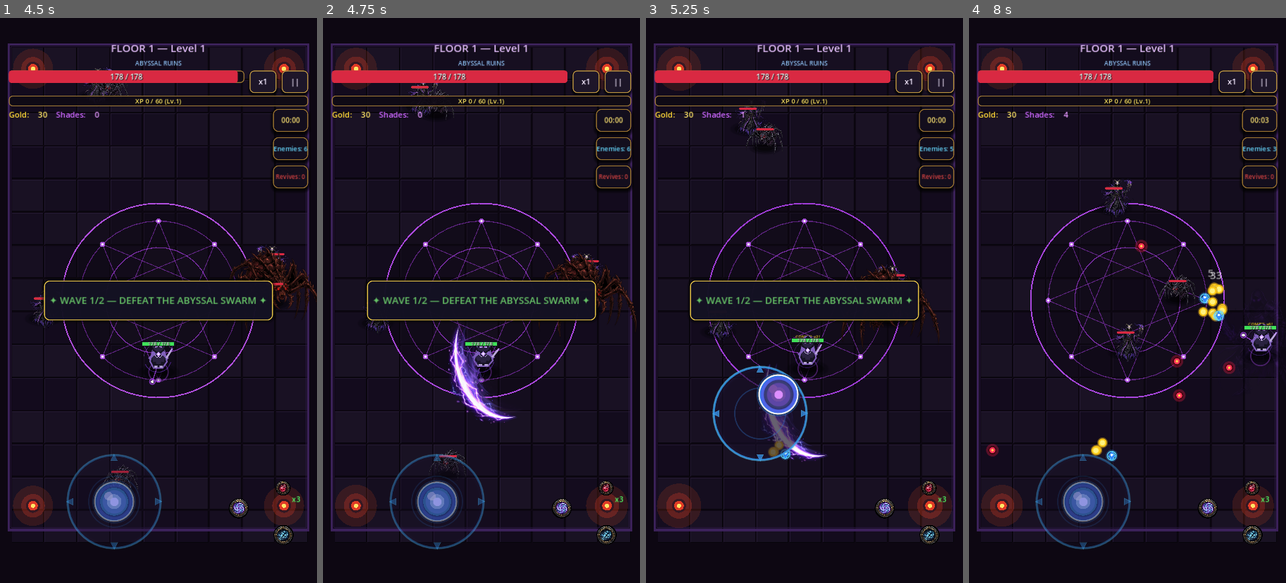
Above: before the commit, frames 1-4 (left to right).
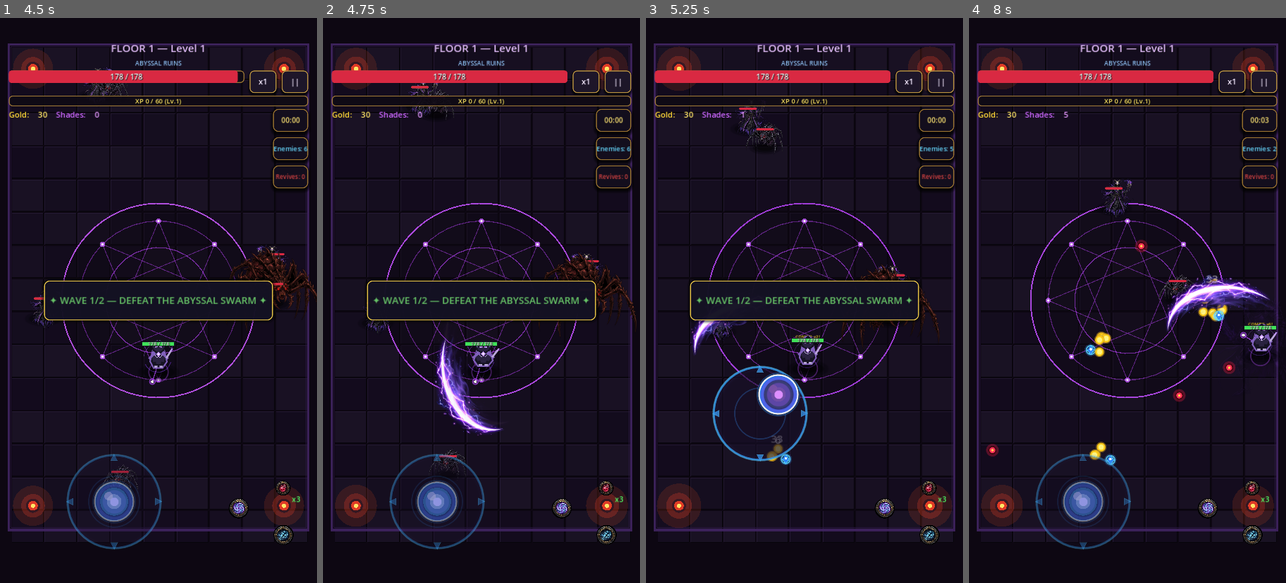
Above: after the commit, the same moments.

Repository: sundar1236/DarkSummoner
Game: Godot game, scene res://scenes/main/main.tscn
The game is run twice, just before and just after one commit, with the same random seed, the same clock (stepped at 60 frames per second) and the same inputs.
Inputs (mouse positions are in pixels of both pictures, inside the frame that each line leads up to):
- Up to frame 1 (4.5 s): click "SKIP >>" at 0.5 s; click "SKIP >>" at 1.25 s; click "BEGIN AS SHADOW HUNTER" at 2 s; click "Normal 1.0x" at 2.75 s; click "Normal 1.0x" at 3.5 s; click "Start (x5 ⚡)" at 4.25 s
- Up to frame 2 (4.75 s): no input
- Up to frame 3 (5.25 s): tap Enter at 5 s; drag from (760, 413) to (814, 357) at 5.02 s
- Up to frame 4 (8 s): drag from (1064, 328) to (1095, 453) at 5.77 s; move the mouse to (1159, 176) at 6.52 s; hold D 6.53-7.25 s; tap Enter at 6.6 s; drag from (1111, 413) to (1216, 317) at 7.27 s

Frame 1 is identical in both runs. In frame 2, 2.2% of the frame differs, in the area x 35-61%, y 54-74%; in frame 3, 1.1%; in frame 4, 2.1%.
Error in both runs: Cannot call method 'create_timer' on a null value. (res://scripts/combat/coin_pickup.gd:41)

Commit message:
Align authored hero attachment sockets with combat aim

Diff:
--- a/scripts/combat/player_controller.gd
+++ b/scripts/combat/player_controller.gd
@@ -499,9 +499,7 @@
 	aim_indicator.queue_redraw()
 	weapon_socket.position = aim_direction * 20.0
 	weapon_socket.rotation = aim_direction.angle()
-	var authored_weapon_socket := get_authored_socket("WeaponSocket")
-	if authored_weapon_socket:
-		authored_weapon_socket.global_rotation = aim_direction.angle()
+	_sync_authored_attachment_points()
 
 	# Attack continuous firing while stationary and targeting an enemy
 	# Shadow Hunter consecutive hits slightly accelerate firing speed
@@ -637,6 +635,28 @@
 	if AudioManager:
 		AudioManager.play_sfx(sfx_name, 0.06)
 
+# Keep authored hand/weapon markers aligned with the same eight-way aim
+# direction used by combat. This keeps projectile origins attached to the hero.
+func _sync_authored_attachment_points() -> void:
+	if not anim_ctrl or not anim_ctrl.authored_animation_active:
+		return
+	var direction := aim_direction.normalized()
+	if direction.length_squared() < 0.01:
+		direction = Vector2.RIGHT
+	var side := Vector2(-direction.y, direction.x)
+	var weapon := get_authored_socket("WeaponSocket")
+	if weapon:
+		weapon.position = direction * 24.0 + Vector2(0, -5)
+		weapon.rotation = direction.angle()
+	var left_hand := get_authored_socket("LeftWeaponSocket")
+	if left_hand:
+		left_hand.position = direction * 10.0 - side * 9.0 + Vector2(0, -5)
+		left_hand.rotation = direction.angle()
+	var right_hand := get_authored_socket("RightWeaponSocket")
+	if right_hand:
+		right_hand.position = direction * 10.0 + side * 9.0 + Vector2(0, -5)
+		right_hand.rotation = direction.angle()
+
 func _get_weapon_spawn_position() -> Vector2:
 	var authored_socket := get_authored_socket("WeaponSocket")
 	if authored_socket:
